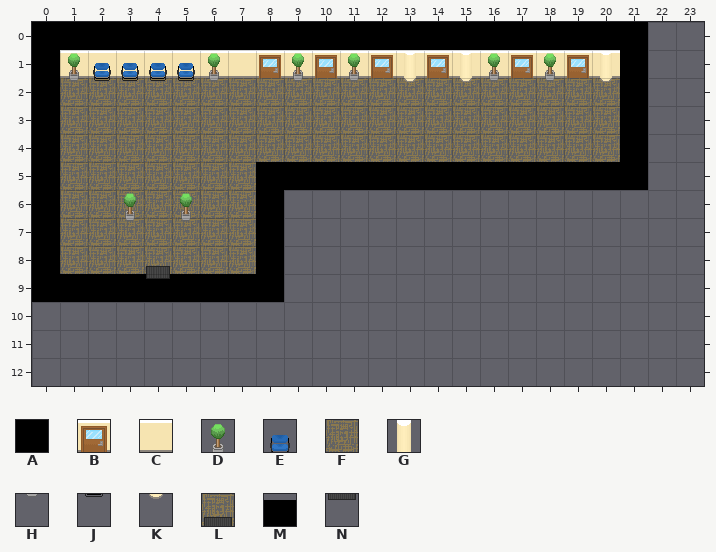
Two states of a Tiled map (JSON), assets/tilemaps/maps/risky.json. The first picture shows the starting point.
Cells are 32x32 px. Shown: x 0..23, y 0..12. The old version is drawn lined up with the new one.
Key: from "risky_tileset": A 0, B 1, C 2, D 4, E 5, F 6, G 8, H 10, J 11, K 14, L 15, M 16, N 21.
_ is an empty cell, # one hidden under a higher layer.
Layer "Floor" before, first column x 0:
 0 ________________________
 1 ________#_#_#_#__#_#____
 2 _FFFFFFFFFFFFFFFFFFFF___
 3 _FFFFFFFFFFFFFFFFFFFF___
 4 _FFFFFFFFFFFFFFFFFFFF___
 5 _FFFFFFF________________
 6 _FFFFFFF________________
 7 _FFFFFFF________________
 8 _FFFLFFF________________
 9 ____A___________________
10 ________________________
11 ________________________
12 ________________________
Layer "Objects" before, first column x 0:
 0 ________________________
 1 _CCCCCC__C_C_C_CC_C_C___
 2 _HJJJJH__H_H_K_KH_H_K___
 3 ________________________
 4 ________________________
 5 ________________________
 6 ________________________
 7 ___H_H__________________
 8 ________________________
 9 ________________________
10 ________________________
11 ________________________
12 ________________________
Layer "Collisions" before, first column x 0:
 0 AAAAAAAAAAAAAAAAAAAAAA__
 1 ADEEEEDCBDBDBGBGDBDBGA__
 2 A____________________A__
 3 A____________________A__
 4 A____________________A__
 5 A_______AAAAAAAAAAAAAA__
 6 A__D_D__A_______________
 7 A_______A_______________
 8 A_______A_______________
 9 AAAANAAAA_______________
10 ________________________
11 ________________________
12 ________________________
New version:
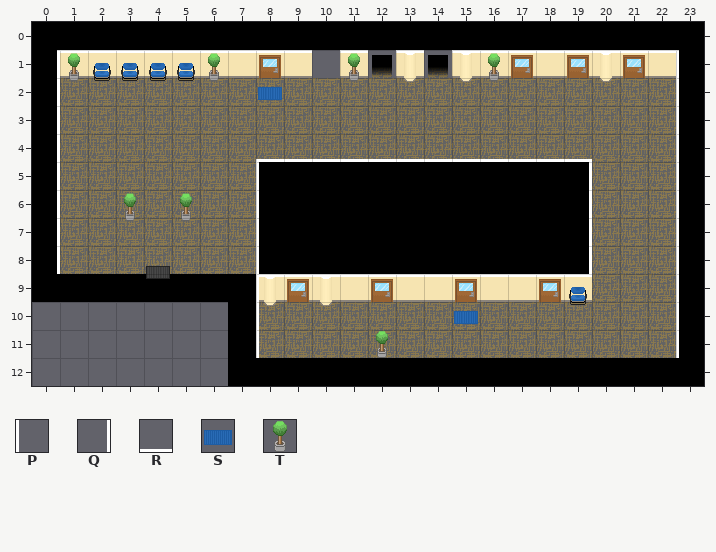
Further tiles: from "risky_tileset": P 18, Q 19, R 20, S 22, T 23.
Changes in this commit:
map size 30x10 -> 24x20 cells
Layer "Floor":
The author put tile F in rows 2 to 4 at x 21 to 22; in rows 5 to 9 at x 20 to 22; in rows 10 to 11 at x 8 to 22.
The tile that lay hidden is removed in row 1 at x 10.
Layer "Objects":
The author put tile C in row 9 at x 8, 10 and 19.
The author put tile J in row 10 at x 19.
The author put tile K in row 10 at x 8 and 10.
The author put tile S in row 2 at x 8; in row 10 at x 15.
Tile H is removed in row 2 at x 9 and 18.
Layer "Collisions":
The author put tile A in row 0 at x 22 to 23; in rows 1 to 5 at x 23; in rows 6 to 8 at x 9 to 19 and 23; in row 9 at x 23; in rows 10 to 11 at x 7 and 23; in row 12 at x 7 to 23.
Tile A becomes tile B in row 1 at x 21.
The author put tile B in row 9 at x 9, 12, 15 and 18.
The author put tile C in row 1 at x 22; in row 9 at x 11, 13 to 14 and 16 to 17.
The author put tile E in row 9 at x 19.
Tile A becomes tile G in row 9 at x 8.
The author put tile G in row 9 at x 10.
The author put tile T in row 11 at x 12.
Tile A is removed in rows 2 to 4 at x 21; in row 5 at x 20 to 21.
Tile B is removed in row 1 at x 10, 12 and 14.
Tile D is removed in row 1 at x 9 and 18.
Layer "Roof":
The author put tile P in rows 1 to 4 at x 23; in rows 5 to 11 at x 8 and 23.
The author put tile Q in rows 1 to 4 at x 0; in rows 5 to 8 at x 0 and 19.
The author put tile R in row 4 at x 8 to 19.
Pixel boxes of the changes (left, top, right, bottom) in both pictures:
changed: (228, 22, 704, 386)
added: (57, 50, 60, 274)
